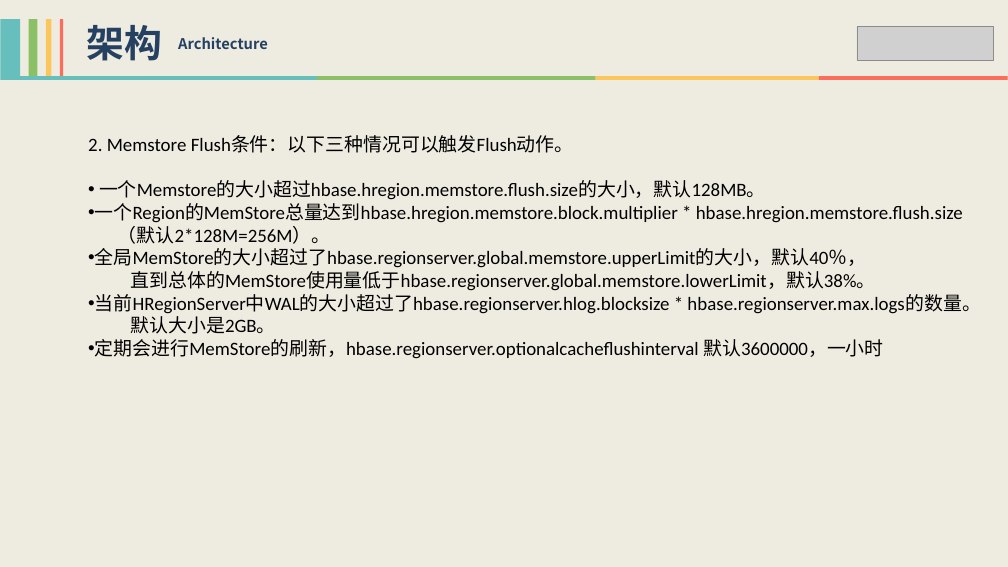
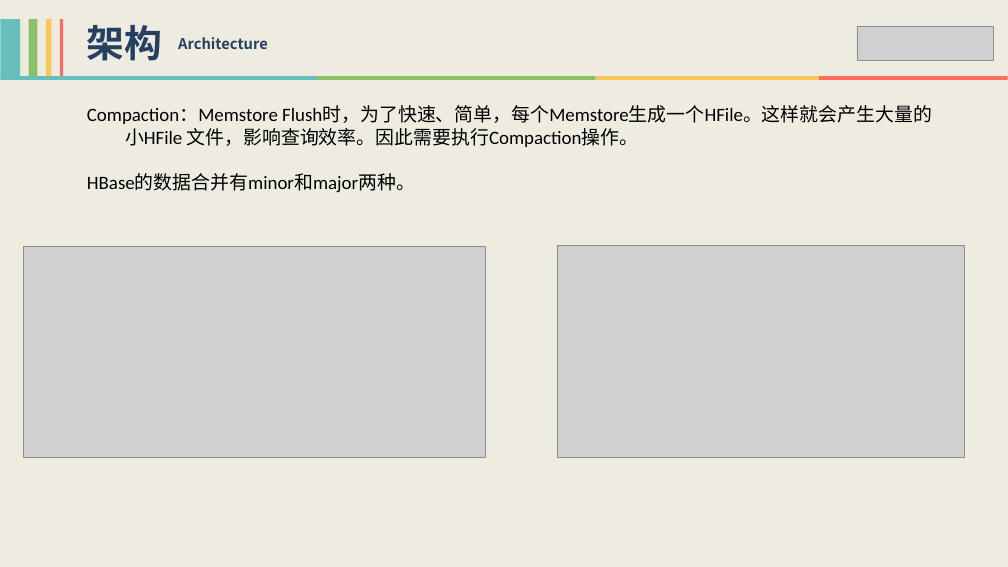
Before and after one commit to xiaoguoqiang/data, a slide deck: slide 16 of HBase技术分享-李强.pptx. Drawn at 1008x567 pixels with LibreOffice and Linux fonts; fonts in the diff are those of the drawing; grey boxes stand for pictures. Boxes give left, top, right and bottom in pixels: in the first picture for what was removed or moved away, otherwise in the second. Text is boxed around its words. In the diff, an @@ line names an element or a change of style, - is before the commit and + after.

```diff
--- a/HBase技术分享-李强.pptx
+++ b/HBase技术分享-李强.pptx
@@ text at bbox=[87, 106, 932, 193]: text changed @@
-2. Memstore Flush条件：以下三种情况可以触发Flush动作。
-• 一个Memstore的大小超过hbase.hregion.memstore.flush.size的大小，默认128MB。
-• 一个Region的MemStore总量达到hbase.hregion.memstore.block.multiplier * hbase.hregion.memstore.flush.size
-（默认2*128M=256M）。
-• 全局MemStore的大小超过了hbase.regionserver.global.memstore.upperLimit的大小，默认40％，
-直到总体的MemStore使用量低于hbase.regionserver.global.memstore.lowerLimit，默认38%。
-• 当前HRegionServer中WAL的大小超过了hbase.regionserver.hlog.blocksize * hbase.regionserver.max.logs的数量。
-默认大小是2GB。
-• 定期会进行MemStore的刷新，hbase.regionserver.optionalcacheflushinterval 默认3600000，一小时
+Compaction：Memstore Flush时，为了快速、简单，每个Memstore生成一个HFile。这样就会产生大量的
+小HFile 文件，影响查询效率。因此需要执行Compaction操作。
+HBase的数据合并有minor和major两种。
@@ picture added at bbox=[23, 246, 485, 457] @@
@@ picture added at bbox=[558, 246, 964, 456] @@
```
Also in this commit, not shown: 5 other slides changed, 4 slides added.
